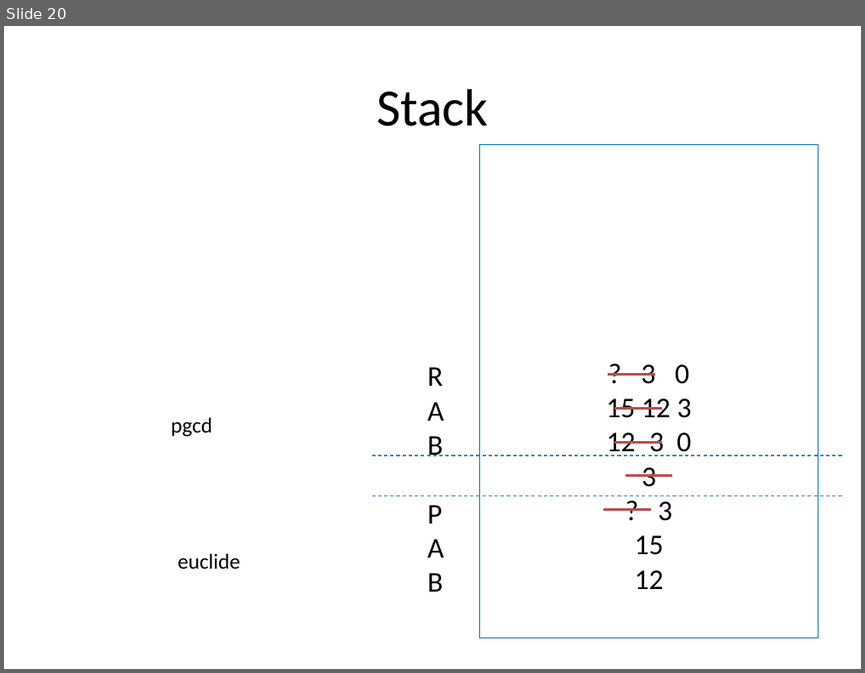
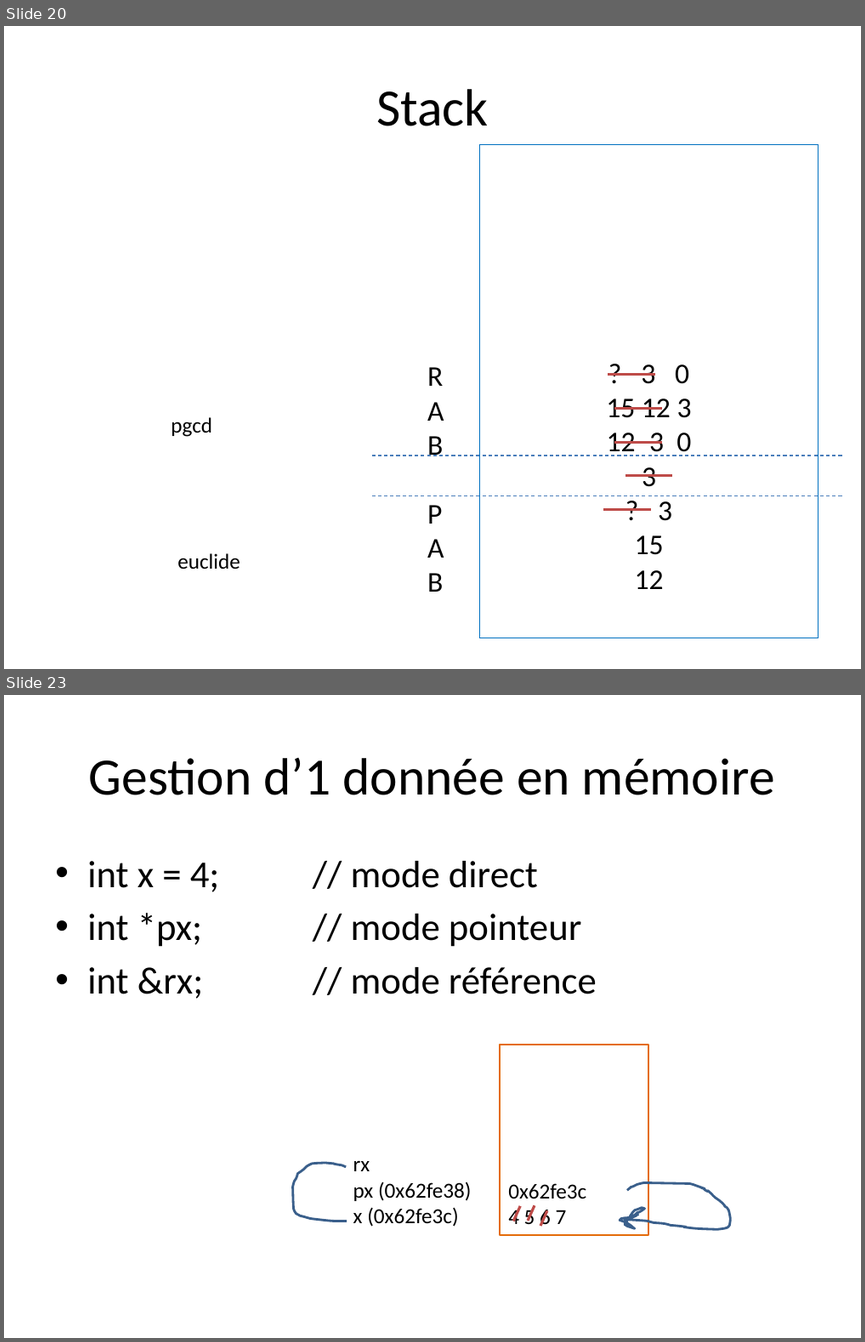
Before and after one commit to matthcol/CPP2019_07, a slide deck: CPP.pptx. Shown one above the other, each under a label of ours: slide 20 before the commit, slides 20 and 23 after it; the slides between them are not shown. The pictures are 865x673 and 865x1342 pixels, drawn with LibreOffice and Linux fonts; fonts in the diff are those of the drawing. Boxes give left, top, right and bottom in pixels: in the first picture for what was removed or moved away, otherwise in the second. Text is boxed around its words. In the diff, an @@ line names an element or a change of style, - is before the commit and + after.

```diff
--- a/CPP.pptx
+++ b/CPP.pptx
@@ slide 23 added at (4, 695, 861, 1338), background #FFFFFF @@
@@ title added at (89, 758, 775, 795), 44 pt, text #000000 @@
+Gestion d’1 donnée en mémoire
@@ text added at (87, 861, 596, 998), 32 pt, text #000000 @@
+• int x = 4; // mode direct
+• int *px; // mode pointeur
+• int &rx; // mode référence
@@ rectangle added at (500, 1044, 648, 1235), outline #E46C0A 1.5 pt, 18 pt, text #000000 @@
+0x62fe3c
+4 5 6 7
@@ freeform shape added at (293, 1163, 347, 1221), outline #3A5F8C 2 pt @@
@@ text added at (353, 1160, 472, 1226), 18 pt, text #000000 @@
+rx
+px (0x62fe38)
+x (0x62fe3c)
@@ freeform shape added at (619, 1183, 730, 1229), outline #3A5F8C 2 pt @@
@@ line added from (520, 1206) to (513, 1221), #BF4C48 2.25 pt @@
@@ line added from (534, 1205) to (528, 1220), #BF4C48 2.25 pt @@
@@ line added from (547, 1211) to (540, 1225), #BF4C48 2.25 pt @@
```
Also in this commit, not shown: 4 other slides added, 1 slide removed.
